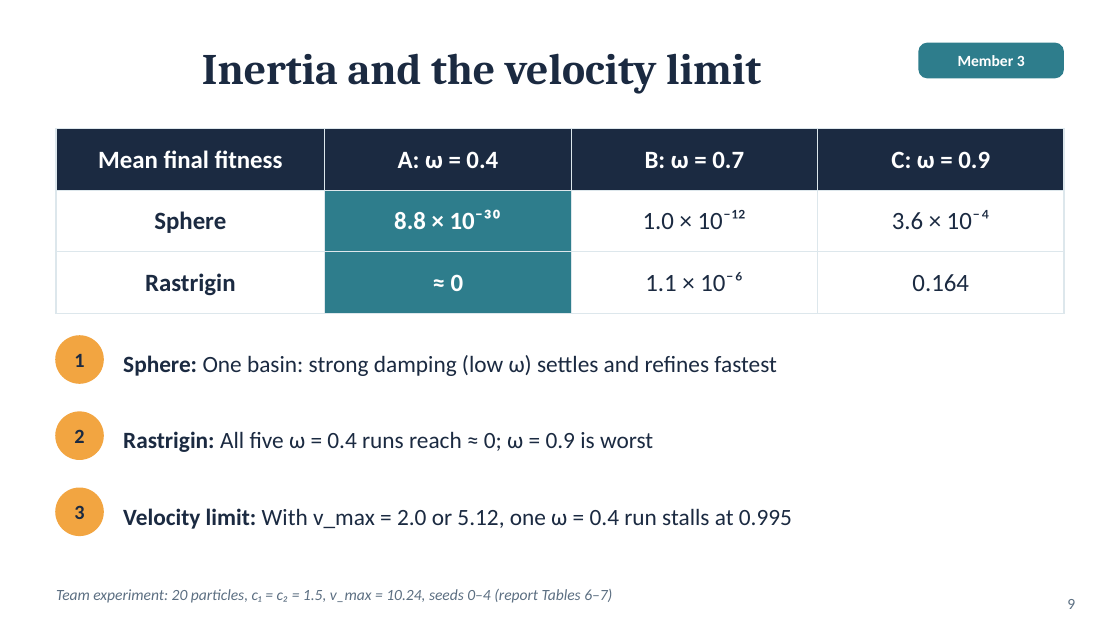
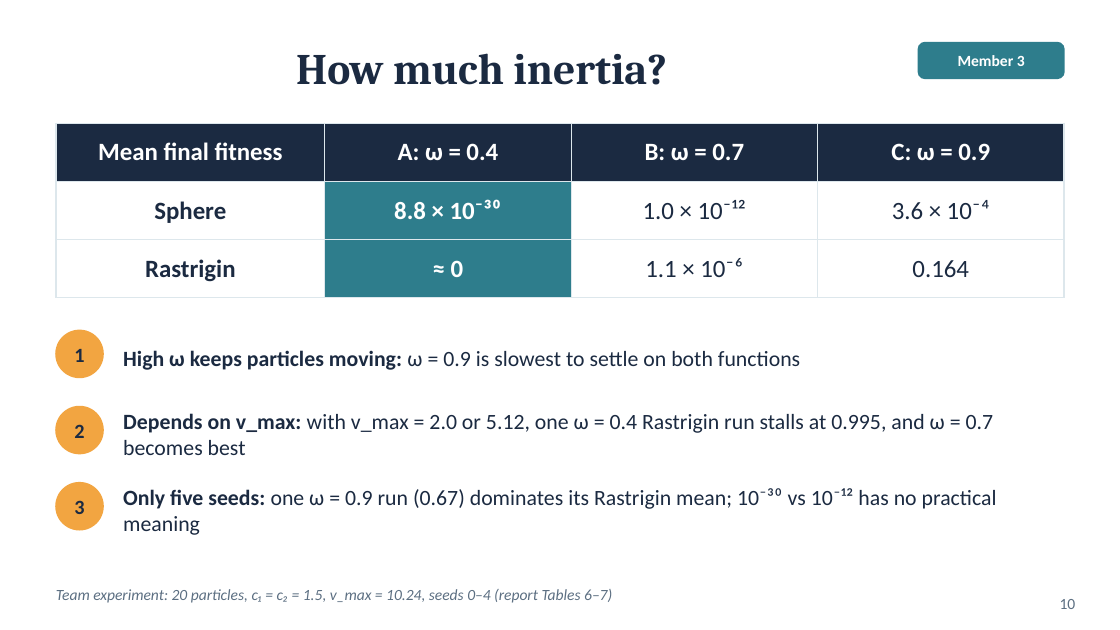
Before and after one commit to huynhhuuphucminh/Seminar-AI, a slide deck: slide 10 of slides/Slide_Seminar_PSO.pptx (slide 9 before the commit). Drawn at 1120x630 pixels with LibreOffice and Linux fonts; fonts in the diff are those of the drawing. Boxes give left, top, right and bottom in pixels: in the first picture for what was removed or moved away, otherwise in the second. Text is boxed around its words. In the diff, an @@ line names an element or a change of style, - is before the commit and + after.

```diff
--- a/slides/Slide_Seminar_PSO.pptx
+++ b/slides/Slide_Seminar_PSO.pptx
@@ text at (296, 53, 667, 85): text changed @@
-Inertia and the velocity limit
+How much inertia?
@@ text "Member 3": place and size @@
-text "Member 3" at (918, 43, 1064, 78)
+text "Member 3" at (958, 55, 1025, 66)
@@ text "Member 3" at (958, 55, 1025, 66): fill #2E7D8C to none @@
@@ rounded rectangle added at (918, 43, 1064, 78), fill #2E7D8C, outline #2E7D8C 1 pt @@
@@ table at (56, 123, 1064, 286) @@
@@ fill none to #FFFFFF in 6 cells @@
@@ table: place and size @@
-table at (56, 129, 1064, 300)
+table at (56, 123, 1064, 286)
@@ text removed at (123, 355, 777, 376) @@
-Sphere: One basin: strong damping (low ω) settles and refines fastest
@@ text added at (123, 350, 800, 370), 14 pt, text #1B2A41 @@
+High ω keeps particles moving: ω = 0.9 is slowest to settle on both functions
@@ text at (123, 413, 994, 455): text changed; size 15 to 14 pt @@
-Velocity limit: With v_max = 2.0 or 5.12, one ω = 0.4 run stalls at 0.995
+Depends on v_max: with v_max = 2.0 or 5.12, one ω = 0.4 Rastrigin run stalls at 0.995, and ω = 0.7 becomes best
@@ text removed at (123, 431, 653, 452) @@
-Rastrigin: All five ω = 0.4 runs reach ≈ 0; ω = 0.9 is worst
@@ 3 texts, 3 ellipses: place and size @@
-3 texts, 3 ellipses at (56, 336, 103, 535)
+3 texts, 3 ellipses at (56, 330, 103, 530)
@@ text added at (123, 488, 997, 535), 14 pt, text #1B2A41 @@
+Only five seeds: one ω = 0.9 run (0.67) dominates its Rastrigin mean; 10⁻³⁰ vs 10⁻¹² has no practical meaning
@@ page number at (1060, 599, 1076, 609): text changed @@
-9
+10
```
Also in this commit, not shown: 5 other slides changed, 12 slides added, 6 slides removed, 10 other files.
